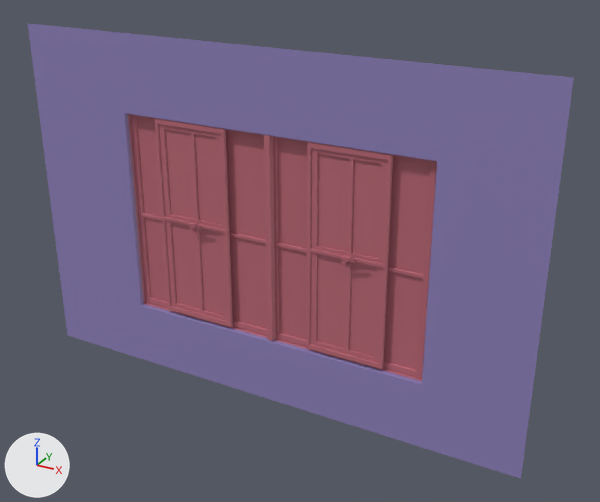
The FBX model EnvironmentProject_walls/environmentproject_wallbrick_window_b.fbx, before and after one commit.
Camera for both pictures: a 50 mm lens placed at (4.29, -6.93, 5.41), pointed at (0.31, 0.3, 1.8). The axes (+X, +Y, +Z) are drawn at lower left. The lights are the same throughout. Where no turn or scale is listed for an object, it has been applied to the vertices.

Names of what the first picture shows: 'wallwindow_b_GEO_01'.
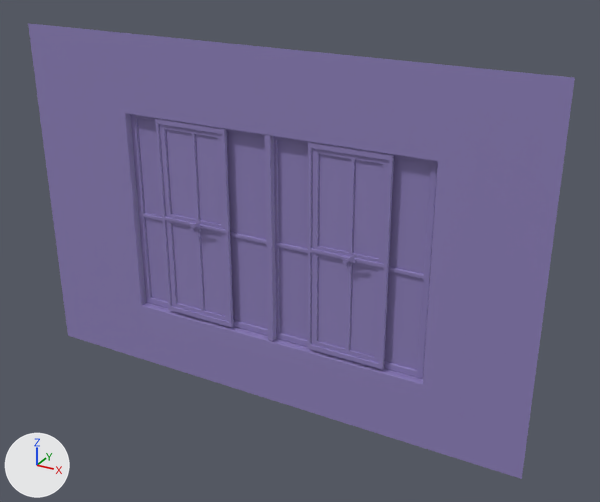
Pixel boxes [x1, y1, x2, y2] of what changed, in the pictures (600 x 502 px):
'wallwindow_b_GEO_01', reshaped, moved
    before: [28, 23, 574, 479]
    after: [28, 23, 575, 479]
part 1 of me_mesh, built on
    before: [125, 51, 422, 383]
    after: [126, 51, 423, 384]
part 2 of me_mesh, recoloured
    both: [128, 114, 437, 381]

The change in detail:
me_mesh is used by ob_wallwindow_b_geo_01; location (-3.01, 0.0, 0.0).
me_mesh had 3950 vertices, 3827 faces and spanned x 0.0..6.0, y -0.08..0.54, z 0.0..4.0.
me_mesh now has 3985 vertices, 3861 faces and spans x 0.0..6.0, y -0.08..0.54, z 0.0..4.0.
Part 1, on me_mesh:
1 vertex is removed from x 4.23, y 0.54, z 3.13.
32 faces are deleted.
6 vertices in x 1.43..2.93, y 0.54, z 0.77..3.13 move by (0.07, 0.0, 0.0).
4 vertices move from x 4.23..4.9, y 0.54, z 0.77..3.13 to x 4.02..4.9, y 0.54, z 0.77..3.13.
7 vertices are added at x 1.3..4.02, y 0.29..0.54, z 2.94..3.13.
24 new vertices lie (0.0, -0.25, 0.0) away from vertices in x 1.3..4.9, y 0.54, z 0.77..3.13.
5 new vertices lie (0.5, 0.0, 0.0) away from vertices in x 3.5, y 0.0..0.01, z 3.13..4.0.
66 new faces join them.
me_mesh part 2: 3651 faces spanning x 1.28..4.89, y -0.08..0.1, z 0.77..3.15 switch from mat_environmentproject_window (pink #bc6a77) to mat_wall_b1 (purple #8f81bc).
Object 'wallwindow_b_GEO_01' (ob_wallwindow_b_geo_01) moves from (-3.01, 0.0, 0.0) to (-3.0, 0.0, 0.0).
